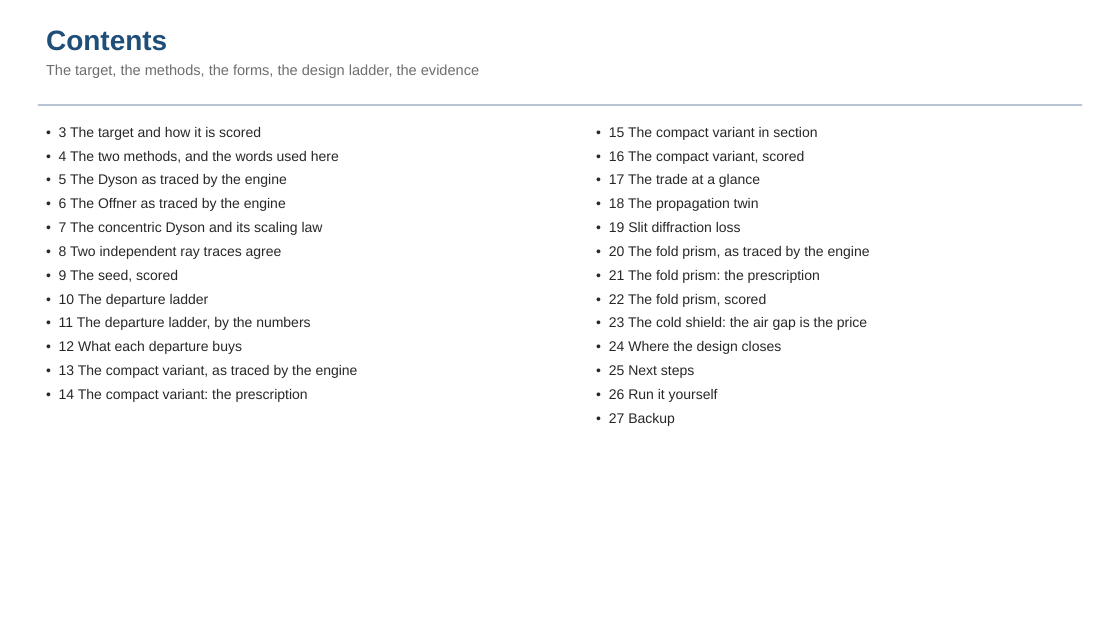
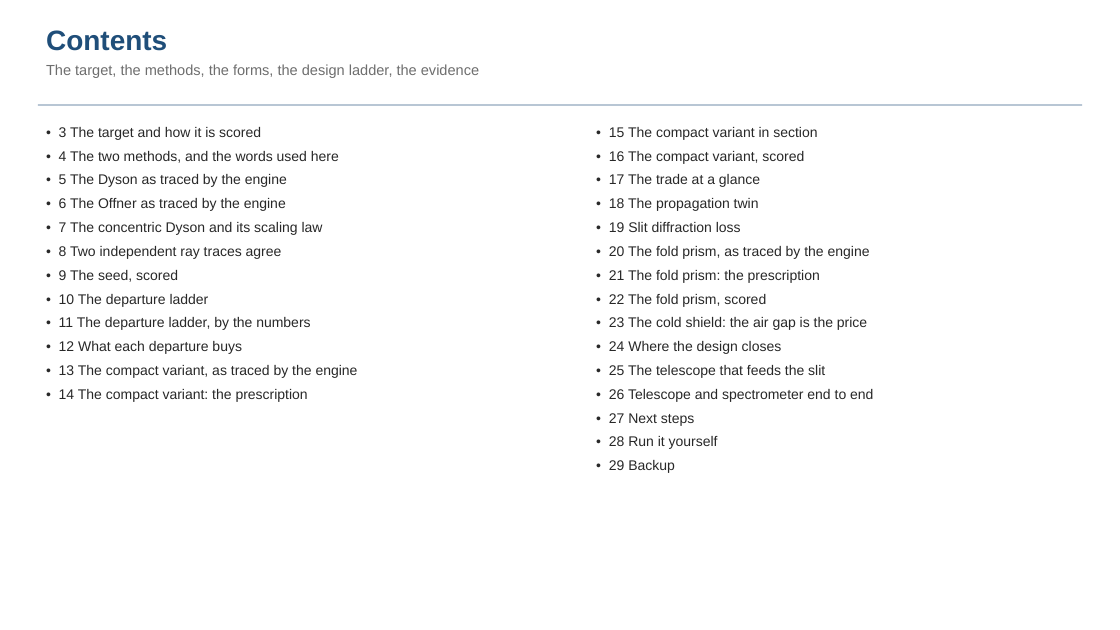
Before and after one commit to nasa-jpl/macos, a slide deck: slide 2 of demo_session/deck_dyson.pptx. Drawn at 1120x630 pixels with LibreOffice and Linux fonts; fonts in the diff are those of the drawing. Boxes give left, top, right and bottom in pixels: in the first picture for what was removed or moved away, otherwise in the second. Text is boxed around its words. In the diff, an @@ line names an element or a change of style, - is before the commit and + after.

```diff
--- a/demo_session/deck_dyson.pptx
+++ b/demo_session/deck_dyson.pptx
@@ text at bbox=[609, 365, 873, 473]: text changed @@
-• 25 Next steps
-• 26 Run it yourself
-• 27 Backup
+• 25 The telescope that feeds the slit
+• 26 Telescope and spectrometer end to end
+• 27 Next steps
+• 28 Run it yourself
+• 29 Backup
```
Also in this commit, not shown: 1 other slide changed, 2 slides added, 12 other files.
